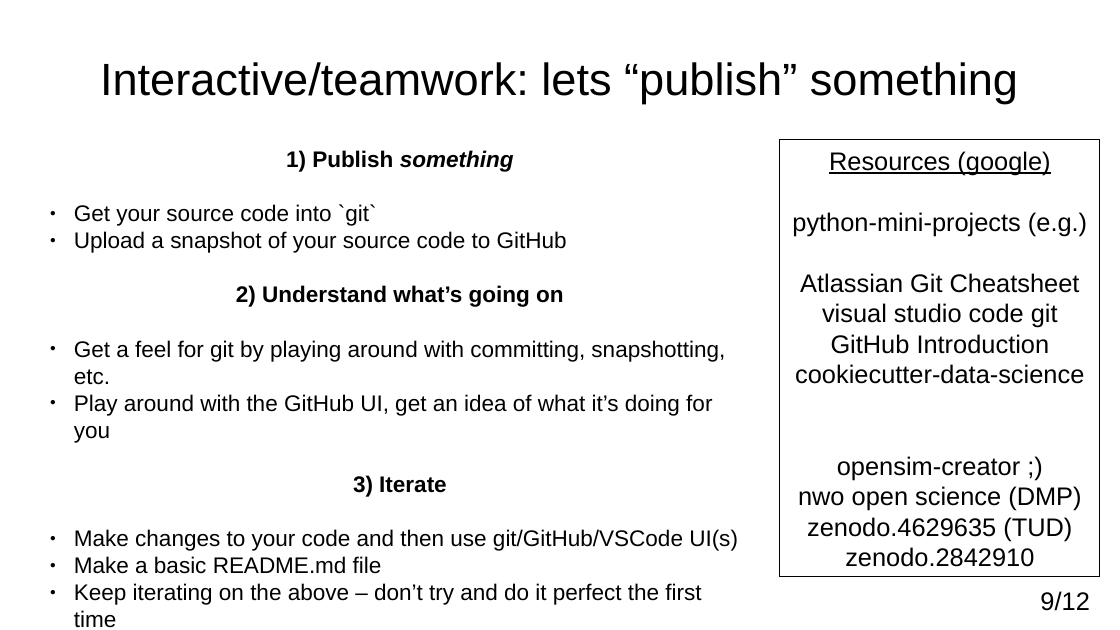
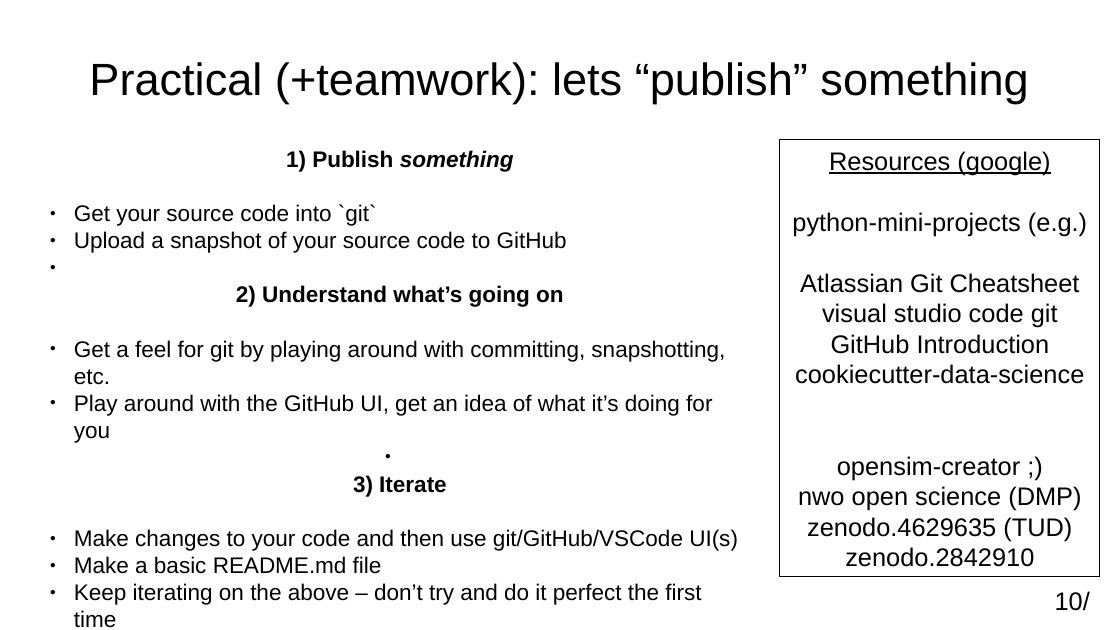
Before and after one commit to adamkewley/rse-meetups, a slide deck: slide 10 of 2_SharingAndCollaboration/PresentationSlides.odp (slide 9 before the commit). Drawn at 1120x630 pixels with LibreOffice and Linux fonts; fonts in the diff are those of the drawing. Boxes give left, top, right and bottom in pixels: in the first picture for what was removed or moved away, otherwise in the second. Text is boxed around its words. In the diff, an @@ line names an element or a change of style, - is before the commit and + after.

```diff
--- a/2_SharingAndCollaboration/PresentationSlides.odp
+++ b/2_SharingAndCollaboration/PresentationSlides.odp
@@ title at (89, 62, 1028, 104): text changed @@
-Interactive/teamwork: lets “publish” something
+Practical (+teamwork): lets “publish” something
@@ text at (74, 204, 738, 605): indent changed @@
@@ page number at (1055, 591, 1090, 611): text changed @@
-9/12
+10/
```
Also in this commit, not shown: 10 other slides changed, 1 slide added.
